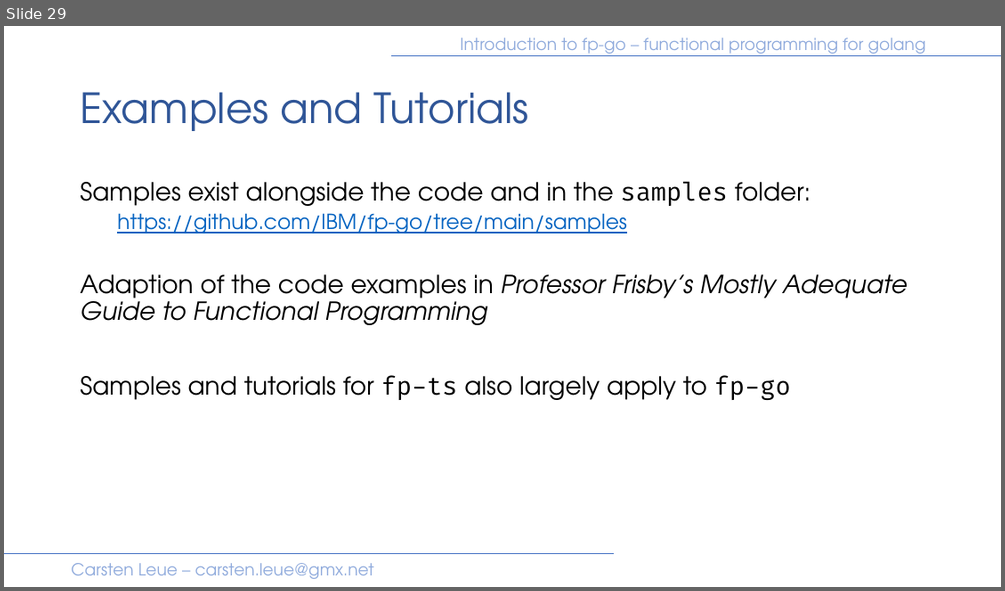
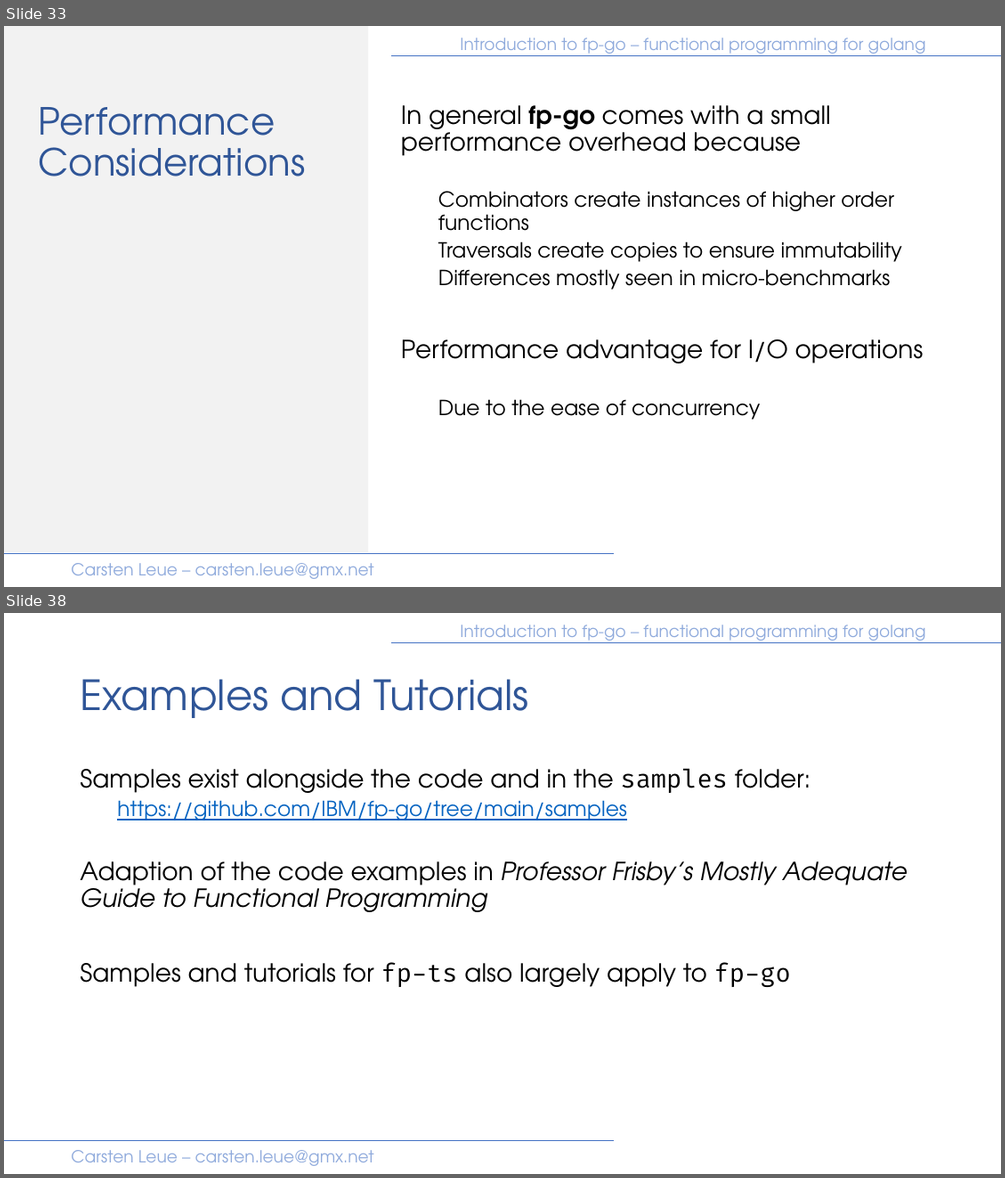
Before and after one commit to IBM/fp-go, a slide deck: samples/presentation/introduction.pptx. Shown one above the other, each under a label of ours: slide 29 before the commit, slides 33 and 38 after it; the slides between them are not shown. The pictures are 1005x591 and 1005x1178 pixels, drawn with LibreOffice and Linux fonts; fonts in the diff are those of the drawing. Boxes give left, top, right and bottom in pixels: in the first picture for what was removed or moved away, otherwise in the second. Text is boxed around its words. In the diff, an @@ line names an element or a change of style, - is before the commit and + after.

```diff
--- a/samples/presentation/introduction.pptx
+++ b/samples/presentation/introduction.pptx
@@ slide 33 added at (4, 26, 1001, 587), background #FFFFFF; not listed: 4 template elements that a slide beside it also shows @@
@@ rectangle added at (4, 26, 368, 553), fill #F2F2F2 @@
@@ text added at (401, 105, 923, 419), 20 pt, text #000000 @@
+In general fp-go comes with a small performance overhead because
+  Combinators create instances of higher order functions
+  Traversals create copies to ensure immutability
+  Differences mostly seen in micro-benchmarks
+Performance advantage for I/O operations
+  Due to the ease of concurrency
@@ title added at (38, 107, 305, 176), 36 pt, text #2F5597 @@
+Performance Considerations
@@ what was slide 29 is now slide 38 @@
```
Also in this commit, not shown: 8 slides changed, 11 other slides added, 4 other files.
